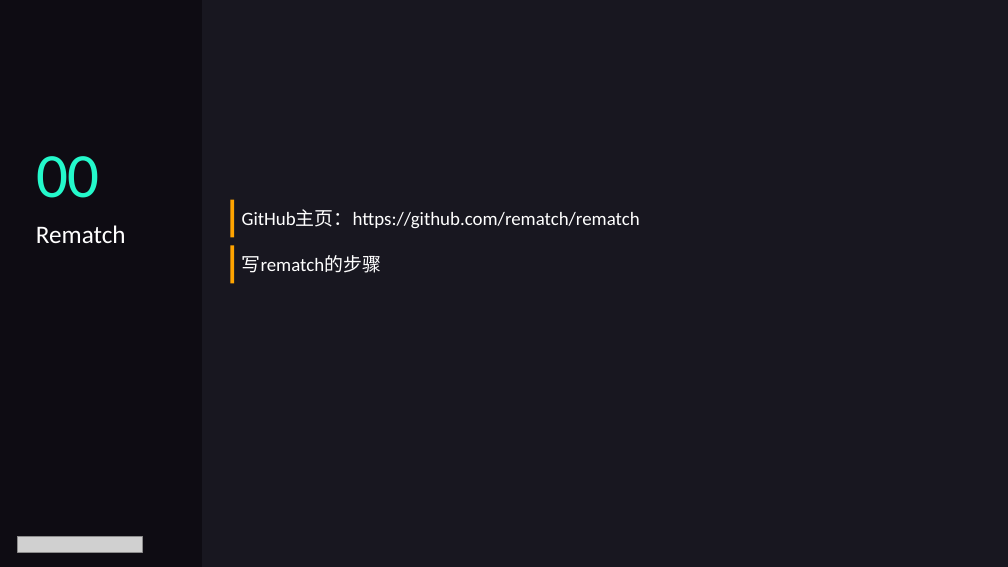
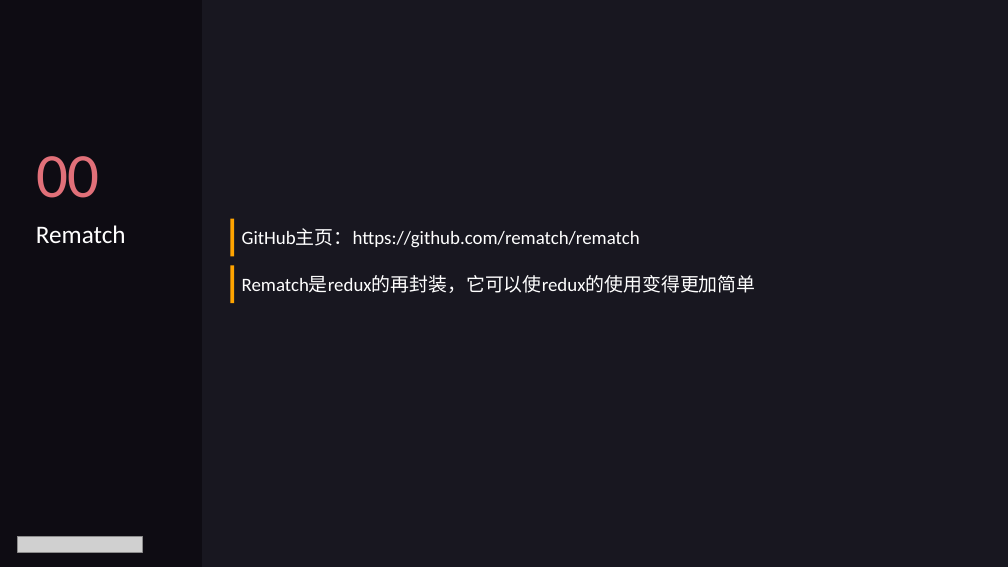
Before and after one commit to luqiuyuan/reactjs_course, a slide deck: slide 2 of lectures/lecture05.pptx. Drawn at 1008x567 pixels with LibreOffice and Linux fonts; fonts in the diff are those of the drawing; grey boxes stand for pictures. Boxes give left, top, right and bottom in pixels: in the first picture for what was removed or moved away, otherwise in the second. Text is boxed around its words. In the diff, an @@ line names an element or a change of style, - is before the commit and + after.

Commit message:
Update ppt

```diff
--- a/lectures/lecture05.pptx
+++ b/lectures/lecture05.pptx
@@ text "00" at bbox=[36, 156, 100, 198]: text colour #24F9CB to #E17079 @@
@@ 2 rectangles, 1 text: place and size @@
-2 rectangles, 1 text at bbox=[231, 200, 640, 284]
+2 rectangles, 1 text at bbox=[231, 219, 640, 303]
@@ text removed at bbox=[242, 255, 381, 273] @@
-写rematch的步骤
@@ text added at bbox=[242, 276, 756, 293], 18 pt, text #FFFFFF @@
+Rematch是redux的再封装，它可以使redux的使用变得更加简单
```
Also in this commit, not shown: 5 other slides changed, 2 slides added.
